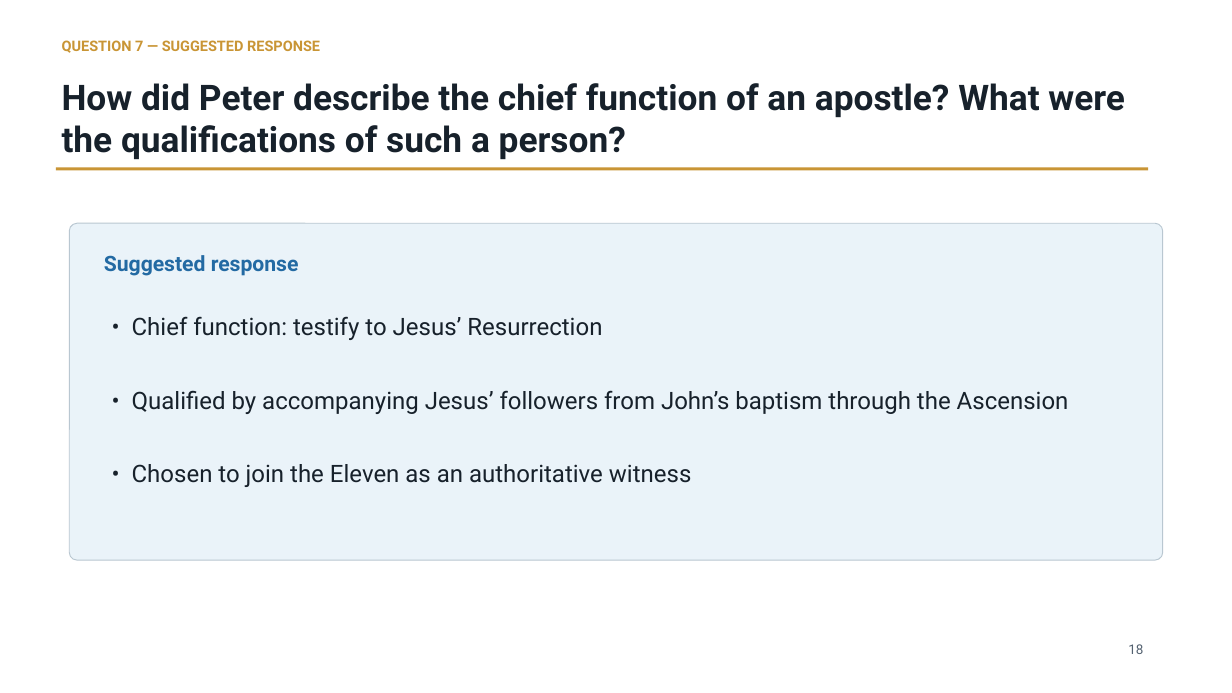
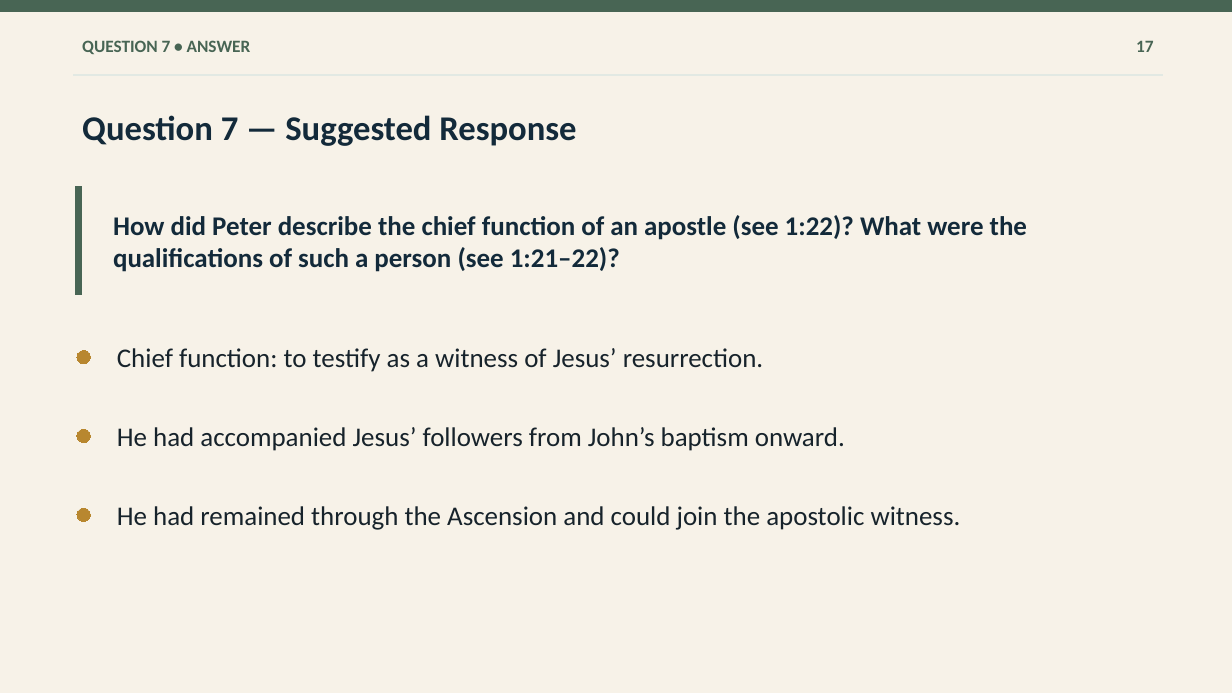
Before and after one commit to flyntm/Ezra, a slide deck: slide 17 of presentations/Lesson_Two_Acts.pptx (slide 18 before the commit). Drawn at 1232x693 pixels with LibreOffice and Linux fonts; fonts in the diff are those of the drawing. Boxes give left, top, right and bottom in pixels: in the first picture for what was removed or moved away, otherwise in the second. Text is boxed around its words. In the diff, an @@ line names an element or a change of style, - is before the commit and + after.

```diff
--- a/presentations/Lesson_Two_Acts.pptx
+++ b/presentations/Lesson_Two_Acts.pptx
@@ background #FFFFFF to #F7F2E8 @@
@@ rectangle added at (0, 0, 1232, 11), fill #486554, outline #486554 0 pt @@
@@ text added at (82, 40, 251, 54), 13.5 pt, text #486554, bold @@
+QUESTION 7 • ANSWER
@@ text added at (1136, 40, 1153, 52), 13.5 pt, text #486554, bold @@
+17
@@ rectangle: place and size @@
-rectangle at (55, 167, 1148, 170)
+rectangle at (73, 74, 1163, 76)
@@ rectangle at (73, 74, 1163, 76): fill #C99535 to #E2E9E3; outline none to #E2E9E3 0 pt @@
@@ text at (82, 115, 576, 146): text changed; size 11.2 to 27 pt; font Roboto to Calibri; text colour #C99535 to #132A3A @@
-QUESTION 7 — SUGGESTED RESPONSE
+Question 7 — Suggested Response
@@ rectangle added at (75, 187, 81, 295), fill #486554, outline #486554 0 pt @@
@@ rounded rectangle removed at (69, 224, 1163, 561) @@
@@ text at (113, 215, 1027, 272): text changed; size 27.5 to 21 pt; font Roboto to Calibri; text colour #17212B to #132A3A @@
-How did Peter describe the chief function of an apostle? What were the qualifications of such a person?
+How did Peter describe the chief function of an apostle (see 1:22)? What were the qualifications of such a person (see 1:21–22)?
@@ text removed at (104, 255, 299, 276) @@
-Suggested response
@@ ellipse added at (77, 350, 91, 364), fill #B8872F, outline #B8872F 0 pt @@
@@ text at (117, 348, 763, 372): text changed; size 18.8 to 21 pt; font Roboto to Calibri; text colour #17212B to #17232B @@
-• Chief function: testify to Jesus’ Resurrection
+Chief function: to testify as a witness of Jesus’ resurrection.
@@ vertical alignment top to middle in 4 elements at (82, 115, 576, 146), (117, 348, 763, 372), (113, 215, 1027, 272), (117, 427, 845, 451) @@
@@ ellipse added at (77, 430, 91, 444), fill #B8872F, outline #B8872F 0 pt @@
@@ text at (117, 427, 845, 451): text changed; size 18.8 to 21 pt; font Roboto to Calibri; text colour #17212B to #17232B @@
-• Qualified by accompanying Jesus’ followers from John’s baptism through the Ascension
+He had accompanied Jesus’ followers from John’s baptism onward.
@@ text removed at (132, 464, 691, 487) @@
-• Chosen to join the Eleven as an authoritative witness
@@ ellipse added at (77, 508, 91, 522), fill #B8872F, outline #B8872F 0 pt @@
@@ text added at (117, 506, 961, 530), 21 pt, text #17232B @@
+He had remained through the Ascension and could join the apostolic witness.
@@ text removed at (1128, 644, 1143, 654) @@
-18
```
Also in this commit, not shown: 10 other slides changed, 9 slides added, 10 slides removed, 32 other files.
